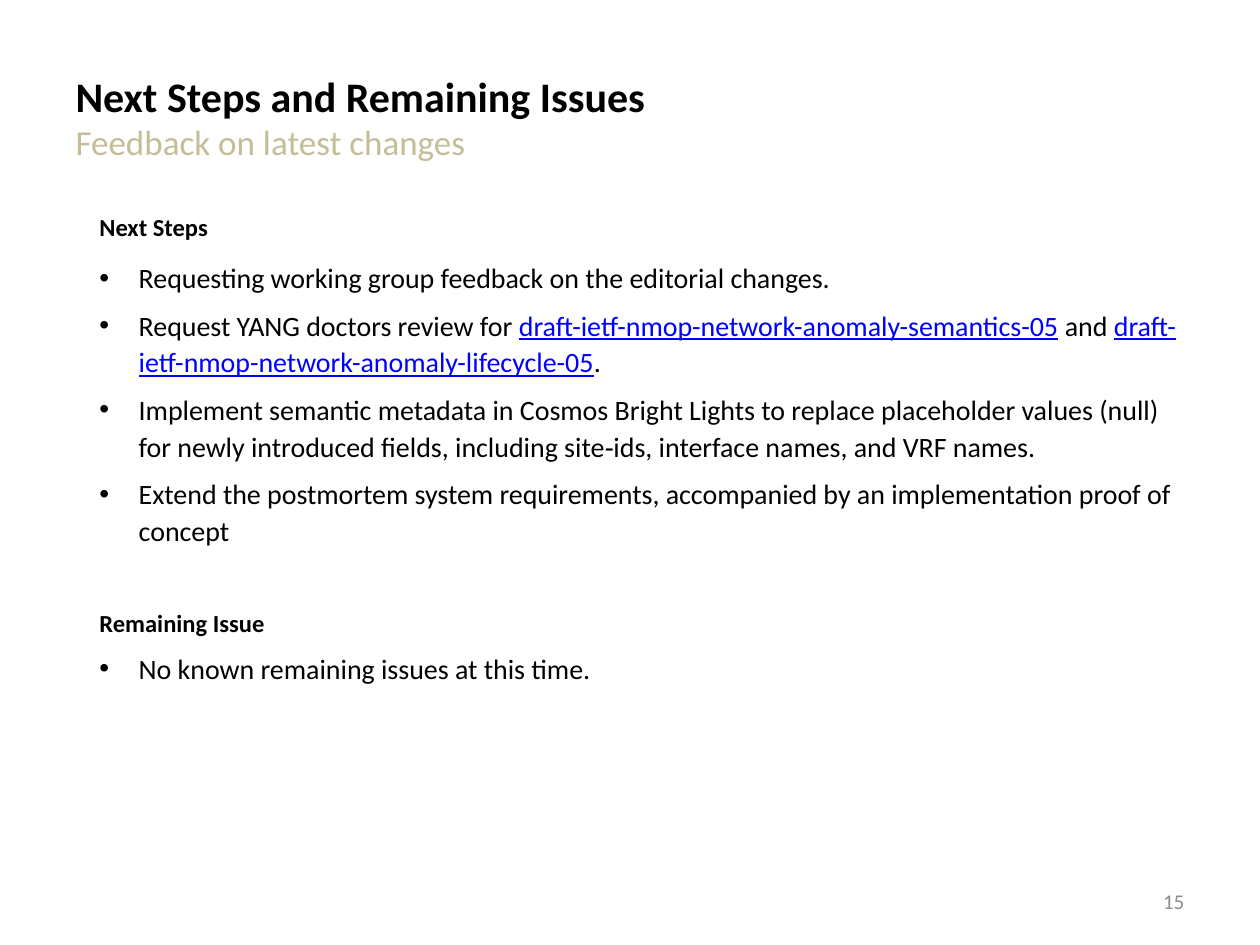
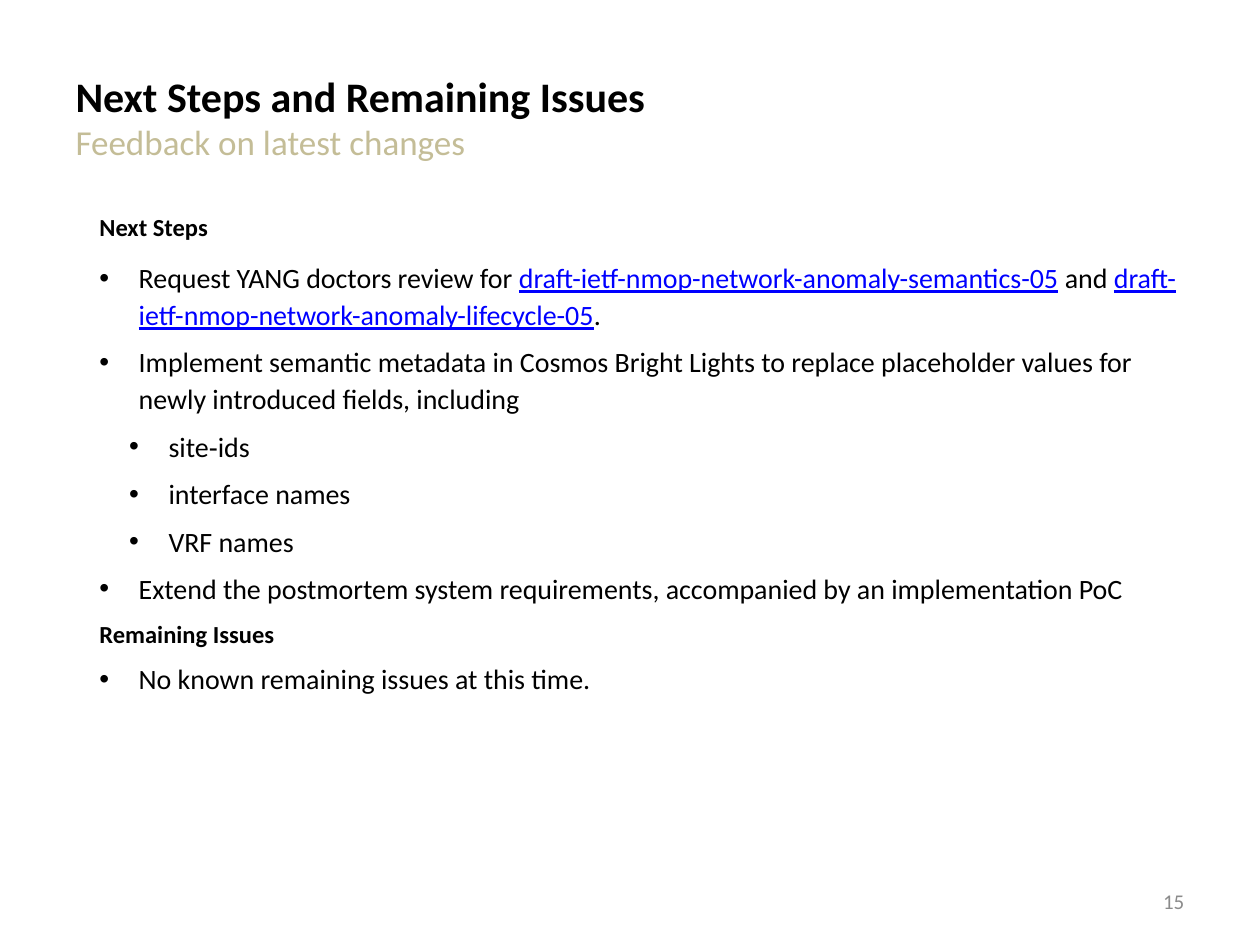
Before and after one commit to network-analytics/ietf-network-analytics-document-status, a slide deck: slide 15 of 125/NMOP/draft-ietf-nmop-network-anomaly-architecture-semantics-lifecycle.pptx. Drawn at 1260x945 pixels with LibreOffice and Linux fonts; fonts in the diff are those of the drawing. Boxes give left, top, right and bottom in pixels: in the first picture for what was removed or moved away, otherwise in the second. Text is boxed around its words. In the diff, an @@ line names an element or a change of style, - is before the commit and + after.

```diff
--- a/125/NMOP/draft-ietf-nmop-network-anomaly-architecture-semantics-lifecycle.pptx
+++ b/125/NMOP/draft-ietf-nmop-network-anomaly-architecture-semantics-lifecycle.pptx
@@ text at (139, 268, 830, 293): paragraph removed @@
-• Requesting working group feedback on the editorial changes.
@@ text at (99, 352, 1131, 647): text changed @@
-• Implement semantic metadata in Cosmos Bright Lights to replace placeholder values (null) for newly introduced fields, including site‑ids, interface names, and VRF names.
-• Extend the postmortem system requirements, accompanied by an implementation proof of concept
-Remaining Issue
+• Implement semantic metadata in Cosmos Bright Lights to replace placeholder values for newly introduced fields, including
+  • site‑ids
+  • interface names
+  • VRF names
+• Extend the postmortem system requirements, accompanied by an implementation PoC
+Remaining Issues
```
Also in this commit, not shown: 14 other slides changed, 1 other file.
